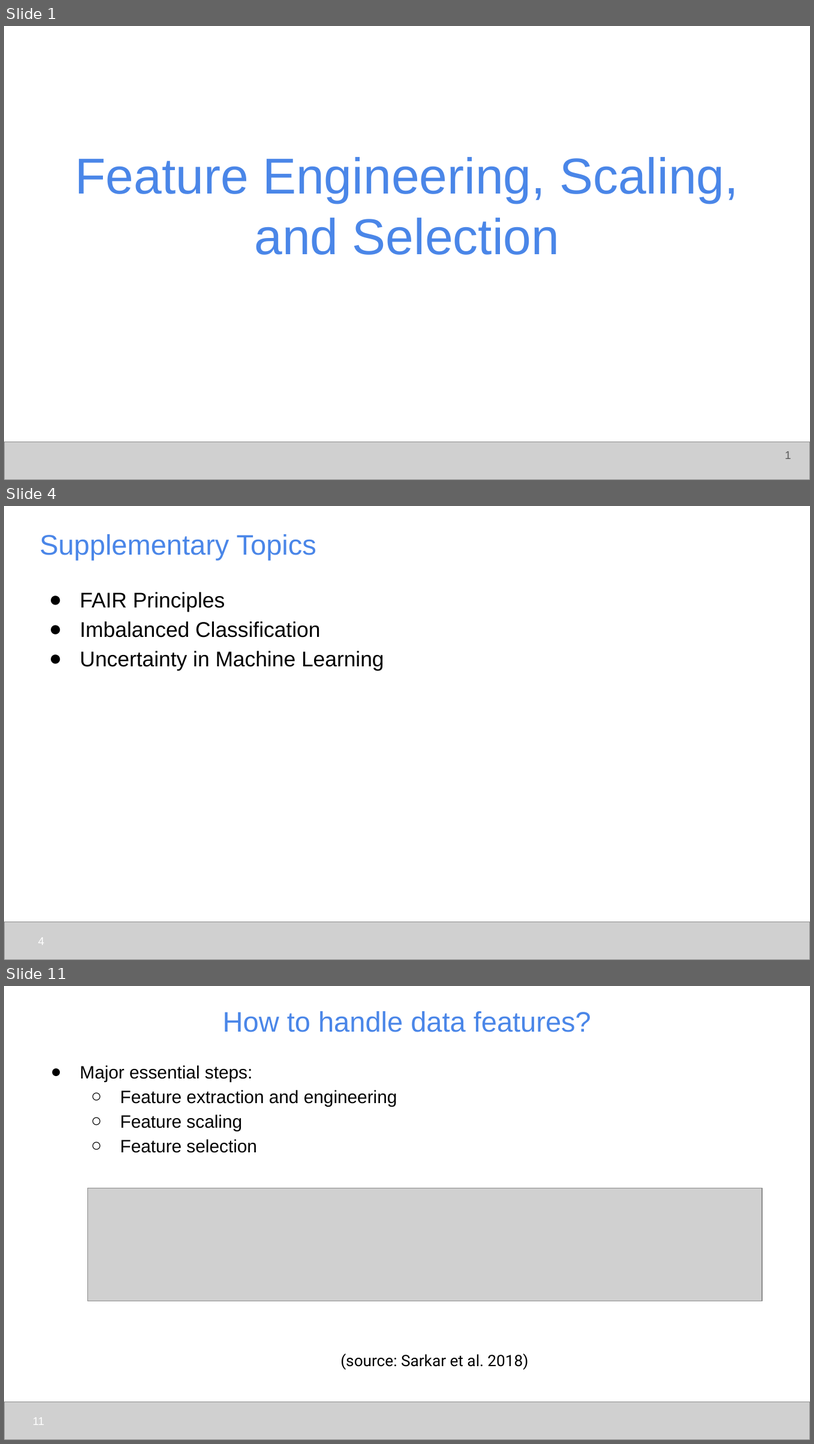
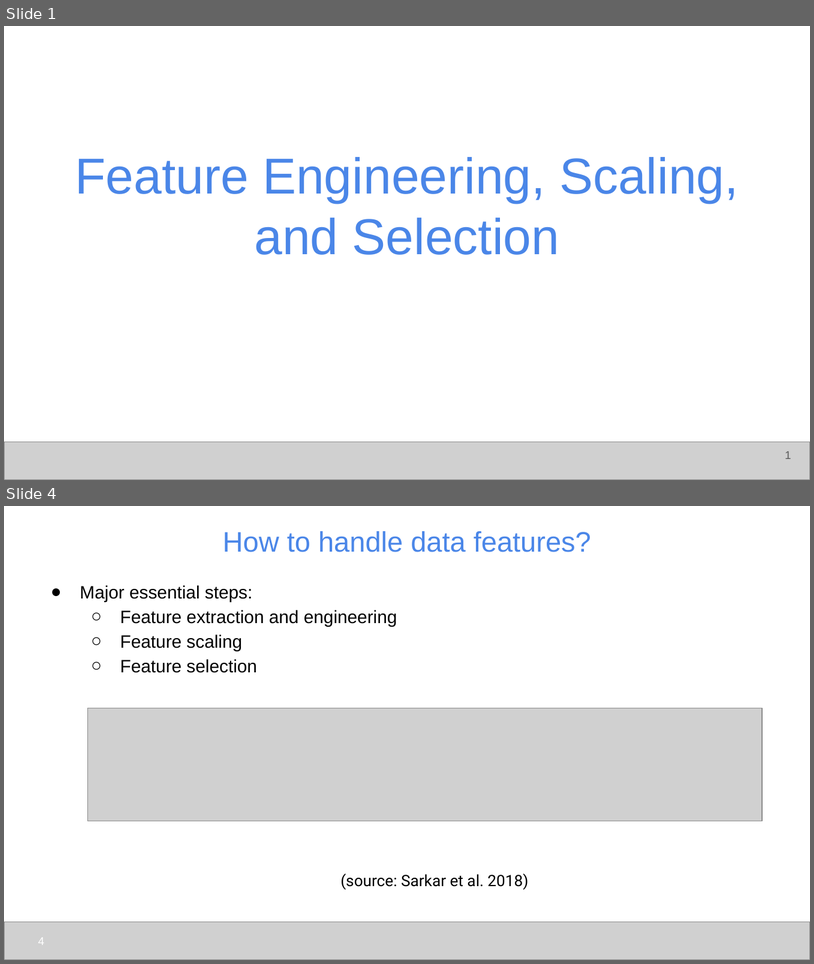
Before and after one commit to udel-cbcb/NIGMS-Sandbox-UD, a slide deck: Submodule_3/Lectures/Submodule_3_Lecture_2_Feature_Engineering_Scaling_Selection.pptx. Shown one above the other, each under a label of ours: slides 1, 4 and 11 before the commit, slides 1 and 4 after it; the slides between them are not shown. The pictures are 814x1444 and 814x964 pixels, drawn with LibreOffice and Linux fonts; fonts in the diff are those of the drawing; grey boxes stand for pictures. Boxes give left, top, right and bottom in pixels: in the first picture for what was removed or moved away, otherwise in the second. Text is boxed around its words. In the diff, an @@ line names an element or a change of style, - is before the commit and + after.

```diff
--- a/Submodule_3/Lectures/Submodule_3_Lecture_2_Feature_Engineering_Scaling_Selection.pptx
+++ b/Submodule_3/Lectures/Submodule_3_Lecture_2_Feature_Engineering_Scaling_Selection.pptx
@@ slide 4 removed at bbox=[4, 506, 810, 960], background #FFFFFF @@
@@ title removed at bbox=[39, 534, 317, 560] @@
-Supplementary Topics
@@ text removed at bbox=[80, 592, 384, 670] @@
-● FAIR Principles
-● Imbalanced Classification
-● Uncertainty in Machine Learning
@@ picture removed at bbox=[4, 921, 810, 959] @@
@@ page number removed at bbox=[38, 937, 44, 943] @@
-4
@@ what was slide 11 is now slide 4 @@
@@ page number at bbox=[38, 937, 44, 943]: text changed @@
-11
+4
```
Also in this commit, not shown: 5 slides changed, 7 other slides removed.
